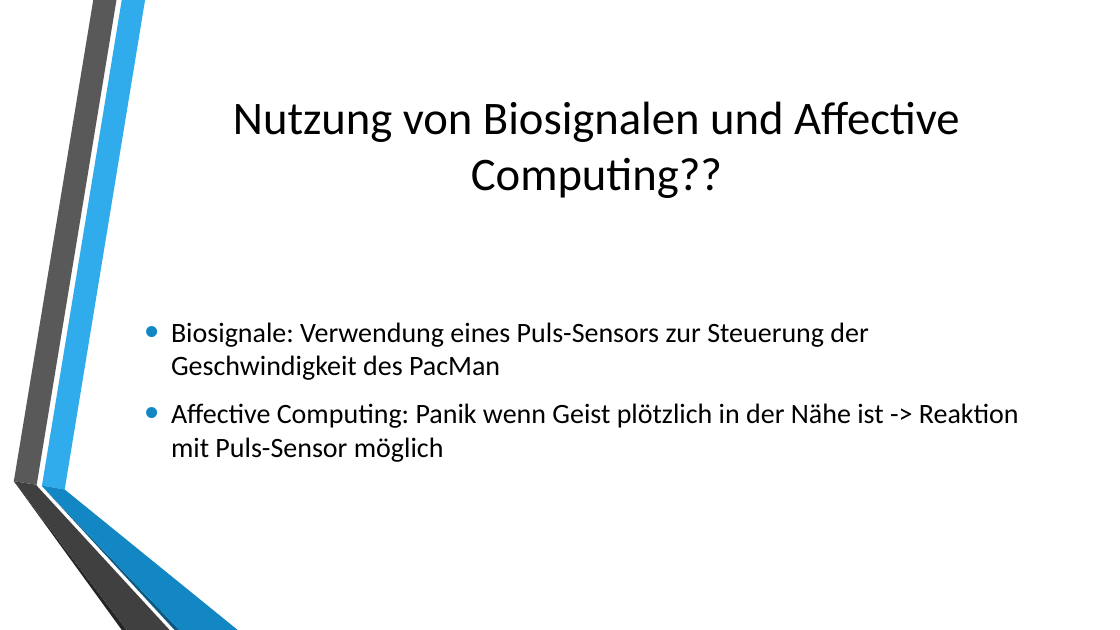
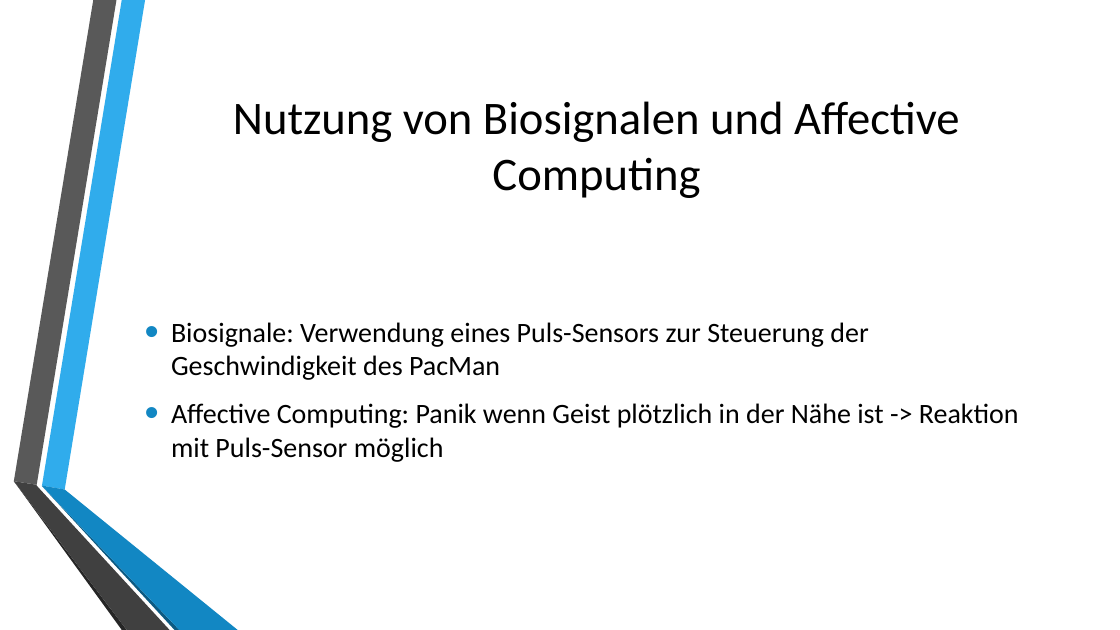
Before and after one commit to SweetyGott/HCIMonster, a slide deck: slide 8 of Projekt/presentation.pptx. Drawn at 1120x630 pixels with LibreOffice and Linux fonts; fonts in the diff are those of the drawing; background and template pictures are left out. Boxes give left, top, right and bottom in pixels: in the first picture for what was removed or moved away, otherwise in the second. Text is boxed around its words. In the diff, an @@ line names an element or a change of style, - is before the commit and + after.

```diff
--- a/Projekt/presentation.pptx
+++ b/Projekt/presentation.pptx
@@ title at (233, 101, 960, 198): text changed @@
-Nutzung von Biosignalen und Affective Computing??
+Nutzung von Biosignalen und Affective Computing
```
Also in this commit, not shown: 4 other slides changed.
